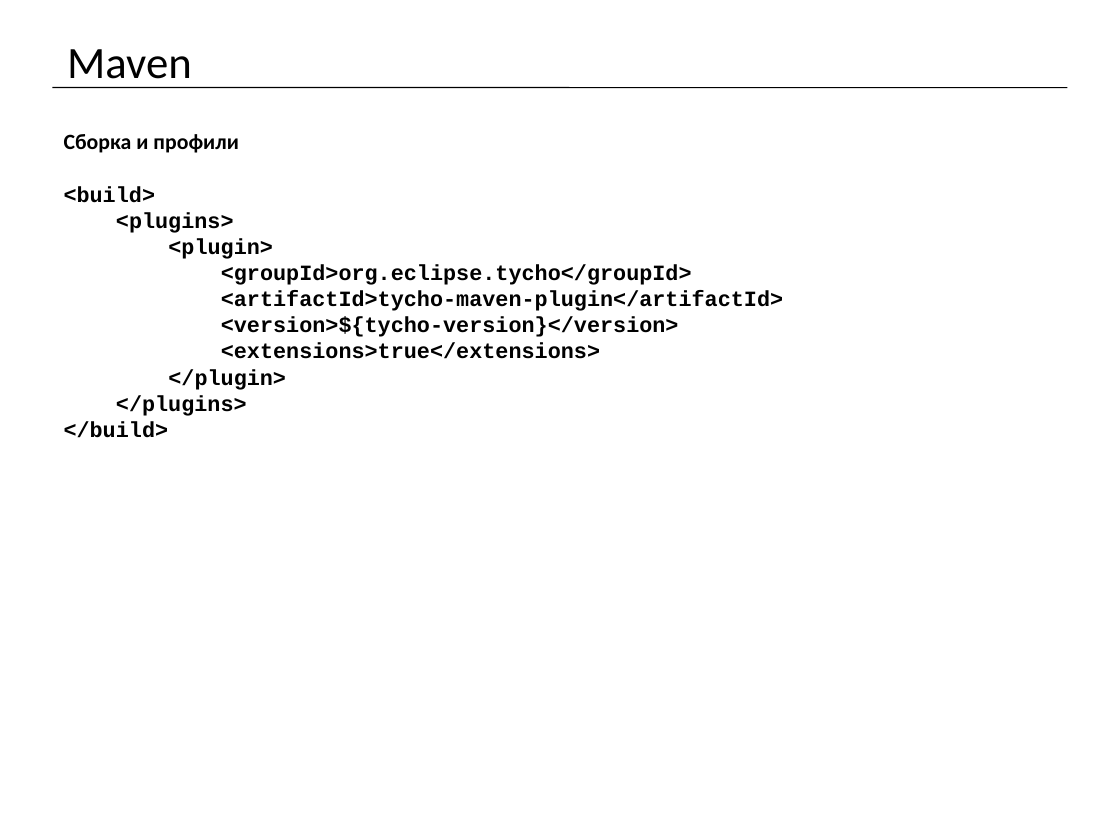
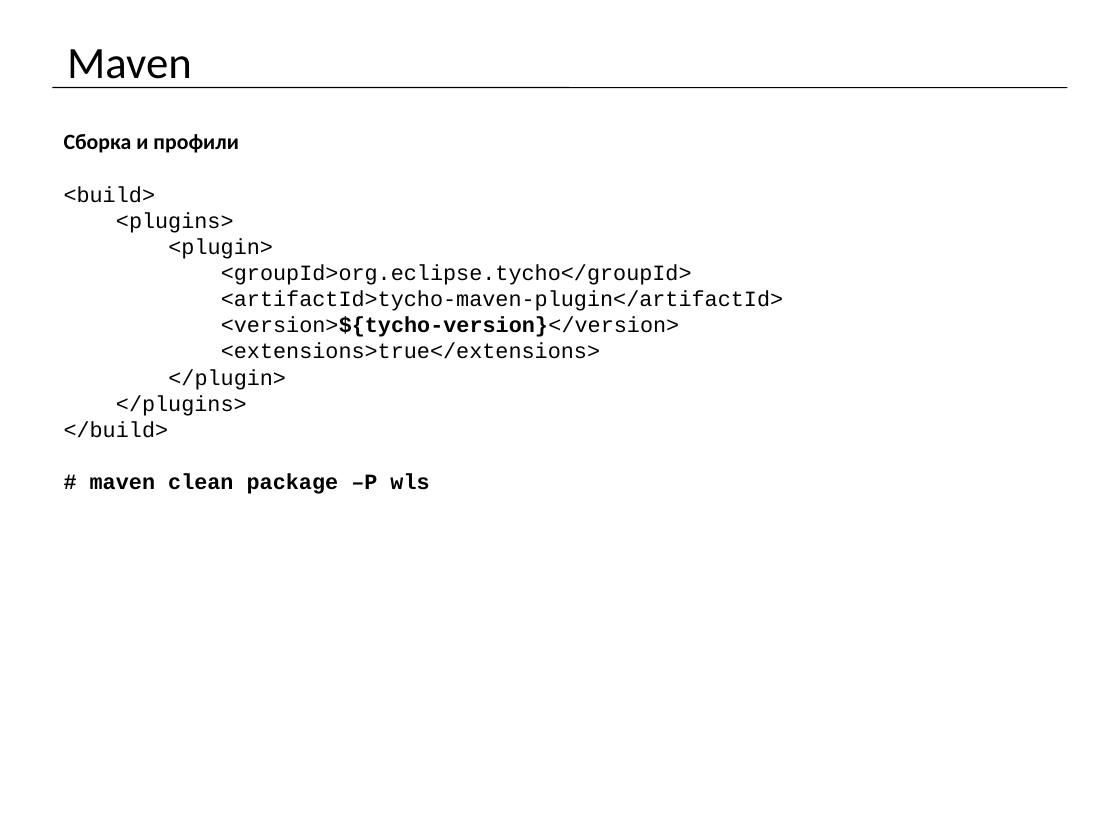
Before and after one commit to mrdekk/j2ee_course, a slide deck: slide 21 of lectures/j2ee. Lecture 1.pptx. Drawn at 1120x840 pixels with LibreOffice and Linux fonts; fonts in the diff are those of the drawing. Boxes give left, top, right and bottom in pixels: in the first picture for what was removed or moved away, otherwise in the second. Text is boxed around its words. In the diff, an @@ line names an element or a change of style, - is before the commit and + after.

```diff
--- a/lectures/j2ee. Lecture 1.pptx
+++ b/lectures/j2ee. Lecture 1.pptx
@@ text at (64,186,783,438): bold off in "<build>", "<plugins>", "<plugin>", "<groupId>org.eclipse.tycho</groupId>" and 6 more places @@
@@ text at (90,474,429,494): paragraph added @@
+# maven clean package –P wls
```
Also in this commit, not shown: 7 other slides changed, 2 slides added, 16 other files.
